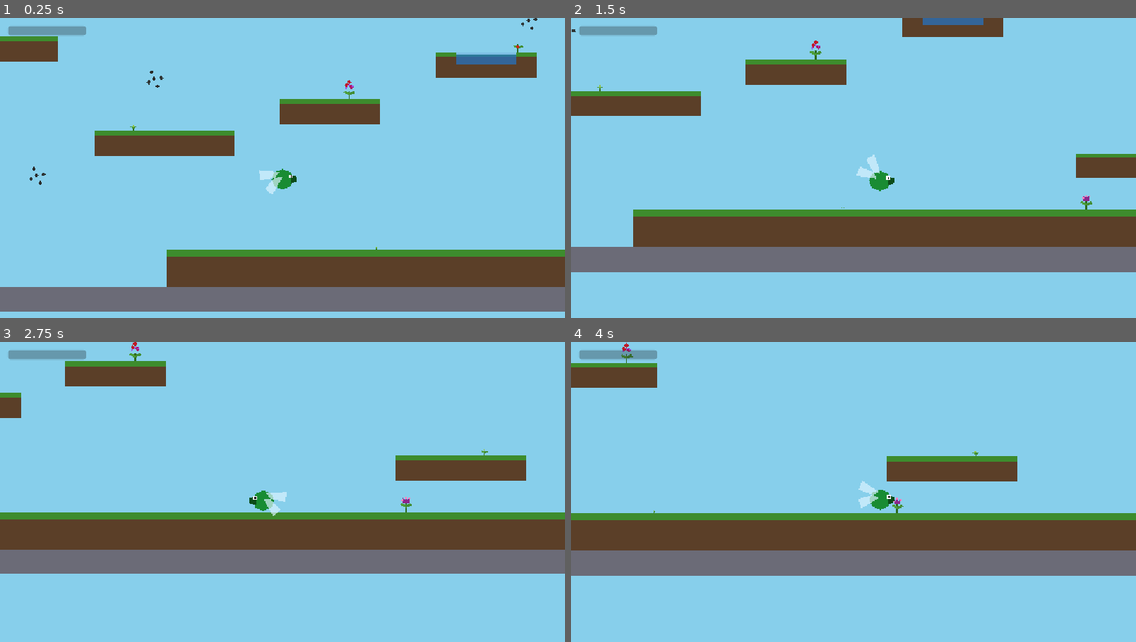
Above: before the commit, frames 1-4 (two rows, left to right).
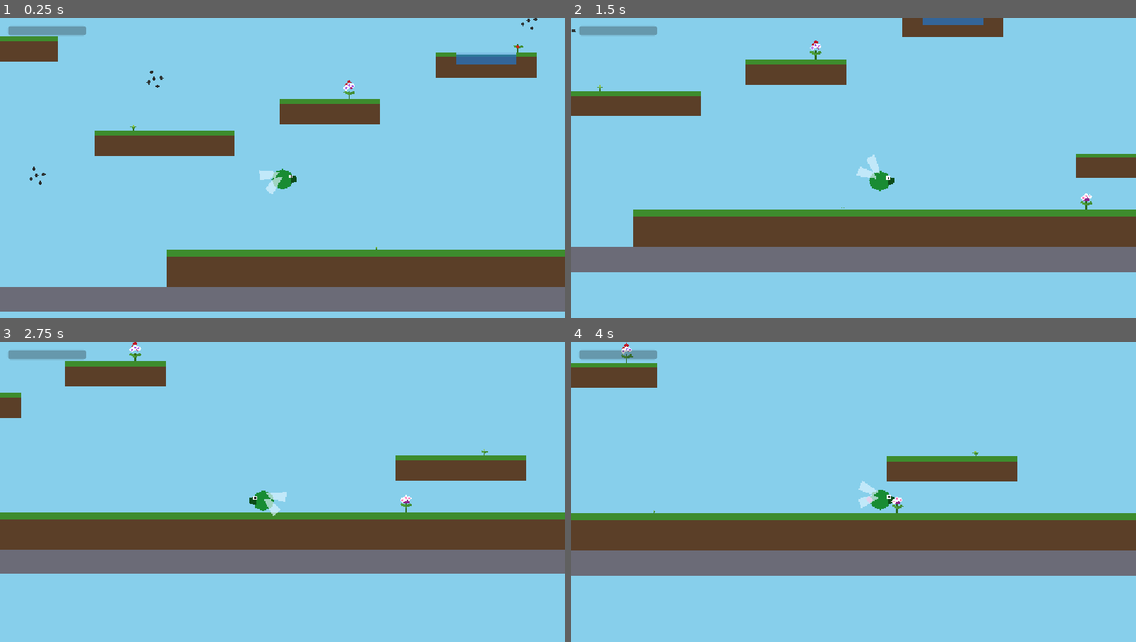
Above: after the commit, the same moments.

Repository: AntonioDrusin/ape
Game: Godot game, scene res://scenes/main.tscn
Same seed, same stepped clock (60 frames per second), same inputs: the game is played once before the commit and once after it.
Inputs:
- Up to frame 1 (0.25 s): no input
- Up to frame 2 (1.5 s): hold D (move_right) from 0.53 s (still down); tap Q (shed_pollen, bound only after the commit) at 0.6, 1.35 s; tap W (move_up) at 0.77, 1.07 s
- Up to frame 3 (2.75 s): tap W (move_up) at 1.52, 1.82 s; release D (move_right) at 2.03 s; hold A (move_left) from 2.03 s (still down); tap Q (shed_pollen, bound only after the commit) at 2.1 s
- Up to frame 4 (4 s): release A (move_left) at 2.78 s; hold D (move_right) from 2.78 s (still down); tap Q (shed_pollen, bound only after the commit) at 2.85, 3.6 s; tap W (move_up) at 3.02, 3.32, 3.77 s

The runs differ from the first frame. In frame 1, less than 0.1% of the frame differs, in the area x 60-63%, y 21-25%; in frame 2, less than 0.1%; in frame 3, less than 0.1%; in frame 4, less than 0.1%, in the area x 8-59%, y 1-54%.

Commit message:
Pollen and pickup pollination

Diff:
--- a/ape/godot/project.godot
+++ b/ape/godot/project.godot
@@ -47,6 +47,11 @@
 , Object(InputEventKey,"resource_local_to_scene":false,"resource_name":"","device":-1,"window_id":0,"alt_pressed":false …(186 unchanged characters)…
 ]
 }
+shed_pollen={
+"deadzone": 0.2,
+"events": [Object(InputEventKey,"resource_local_to_scene":false,"resource_name":"","device":-1,"window_id":0,"alt_pressed":false,"shift_pressed":false,"ctrl_pressed":false,"meta_pressed":false,"pressed":false,"keycode":0,"physical_keycode":81,"key_label":0,"unicode":113,"location":0,"echo":false,"script":null)
+]
+}
 
 [physics]
 
--- a/ape/godot/scenes/player.tscn
+++ b/ape/godot/scenes/player.tscn
@@ -1,7 +1,10 @@
-[gd_scene load_steps=6 format=3]
+[gd_scene load_steps=9 format=3]
 
 [ext_resource type="Script" path="res://scripts/player.gd" id="1"]
 [ext_resource type="Script" path="res://scripts/wings.gd" id="2"]
+[ext_resource type="AudioStream" path="res://assets/audio/pollen_collect.wav" id="3"]
+[ext_resource type="AudioStream" path="res://assets/audio/pollinate_success.wav" id="4"]
+[ext_resource type="AudioStream" path="res://assets/audio/pollen_puff.wav" id="5"]
 
 [sub_resource type="CircleShape2D" id="CircleShape2D_1"]
 radius = 14.0
@@ -68,6 +71,34 @@
 scale_amount_max = 2.5
 color = Color(0.35, 0.65, 0.9, 0.85)
 
+[node name="PollenBlob" type="Polygon2D" parent="Visual"]
+visible = false
+polygon = PackedVector2Array(-14, -5, -19, 0, -14, 5, -9, 0)
+
+[node name="PollenPuff" type="CPUParticles2D" parent="Visual/PollenBlob"]
+emitting = false
+one_shot = true
+amount = 12
+lifetime = 0.5
+explosiveness = 0.9
+direction = Vector2(-1, 0)
+spread = 60.0
+gravity = Vector2(0, 60)
+initial_velocity_min = 20.0
+initial_velocity_max = 50.0
+scale_amount_min = 1.2
+scale_amount_max = 2.2
+color = Color(0.8, 0.8, 0.75, 0.8)
+
+[node name="PollenCollectSound" type="AudioStreamPlayer2D" parent="Visual"]
+stream = ExtResource("3")
+
+[node name="PollinateSound" type="AudioStreamPlayer2D" parent="Visual"]
+stream = ExtResource("4")
+
+[node name="PollenPuffSound" type="AudioStreamPlayer2D" parent="Visual"]
+stream = ExtResource("5")
+
 [node name="Wings" type="Node2D" parent="Visual"]
 position = Vector2(-2, -6)
 script = ExtResource("2")
--- a/ape/godot/scenes/seedling.tscn
+++ b/ape/godot/scenes/seedling.tscn
@@ -124,11 +124,40 @@
 
 [node name="PollenCue" type="Node2D" parent="Bloom"]
 
+[node name="Dot1Border" type="Polygon2D" parent="Bloom/PollenCue"]
+color = Color(1, 1, 1, 1)
+polygon = PackedVector2Array(0, -21.5, 3.8, -17.7, 0, -13.9, -3.8, -17.7)
+
 [node name="Dot1" type="Polygon2D" parent="Bloom/PollenCue"]
 polygon = PackedVector2Array(0, -19.5, 1.8, -17.7, 0, -15.9, -1.8, -17.7)
+
+[node name="Dot2Border" type="Polygon2D" parent="Bloom/PollenCue"]
+color = Color(1, 1, 1, 1)
+polygon = PackedVector2Array(-4, -18.4, -0.4, -14.8, -4, -11.2, -7.6, -14.8)
 
 [node name="Dot2" type="Polygon2D" parent="Bloom/PollenCue"]
 polygon = PackedVector2Array(-4, -16.4, -2.4, -14.8, -4, -13.2, -5.6, -14.8)
 
+[node name="Dot3Border" type="Polygon2D" parent="Bloom/PollenCue"]
+color = Color(1, 1, 1, 1)
+polygon = PackedVector2Array(4.2, -20.3, 7.6, -16.9, 4.2, -13.5, 0.8, -16.9)
+
 [node name="Dot3" type="Polygon2D" parent="Bloom/PollenCue"]
 polygon = PackedVector2Array(4.2, -18.3, 5.6, -16.9, 4.2, -15.5, 2.8, -16.9)
+
+[node name="Sparkle" type="CPUParticles2D" parent="Bloom"]
+position = Vector2(0, -17)
+emitting = false
+amount = 8
+lifetime = 0.9
+speed_scale = 1.0
+explosiveness = 0.0
+randomness = 0.5
+direction = Vector2(0, -1)
+spread = 180.0
+gravity = Vector2(0, 0)
+initial_velocity_min = 4.0
+initial_velocity_max = 14.0
+scale_amount_min = 1.0
+scale_amount_max = 2.0
+color = Color(1, 0.95, 0.6, 0.9)
--- a/ape/godot/scripts/plant_data.gd
+++ b/ape/godot/scripts/plant_data.gd
@@ -1,11 +1,18 @@
 class_name PlantData
 
 ## Single source of truth for plant data (REQUIREMENTS.md "Architectural
-## direction"): plant types, pollen colors, and — as later steps land — the
-## hybrid combo table and display names. Gameplay and UI both read from here;
-## nothing else may hardcode this data.
+## direction"): plant types, pollen colors, and the hybrid combo table.
+## Gameplay and UI both read from here; nothing else may hardcode this data.
 
-enum PlantType { DAISY, TULIP, BERRY, APPLE, SUNFLOWER }
+## NONE and the base five keep explicit values so ints already saved as
+## `bloom_type` in main.tscn keep mapping to the same plants. Hybrids arrive
+## with pollination (Step 2); their visuals land in Step 4.
+enum PlantType {
+	NONE = -1,
+	DAISY = 0, TULIP = 1, BERRY = 2, APPLE = 3, SUNFLOWER = 4,
+	ROSE = 5, LAVENDER = 6, STARBLOOM = 7, ORCHID = 8,
+	FIRELILY = 9, PLUM = 10, PUMPKIN = 11, CHERRY = 12,
+}
 
 ## Pollen colors must stay tellable apart at bee-butt size and against all
 ## level backgrounds (see the readability notes in REQUIREMENTS.md).
@@ -17,6 +24,33 @@
 	PlantType.SUNFLOWER: Color(1.0, 0.58, 0.08),
 }
 
+## Unordered base-pair combos (REQUIREMENTS.md "Hybrid combos"), keyed by
+## _pair_key(a, b). Base pairs with no entry here (and not same-type) are
+## fizzles — the 2 documented fizzles are exactly the pairs left over from
+## the 10 possible base pairs minus these 8, so no separate fizzle table is
+## needed.
+const COMBO_TABLE: Dictionary[int, PlantType] = {
+	1: PlantType.ROSE,      # Daisy + Tulip
+	2: PlantType.LAVENDER,  # Daisy + Berry
+	4: PlantType.STARBLOOM, # Daisy + Sunflower
+	102: PlantType.ORCHID,   # Tulip + Berry
+	104: PlantType.FIRELILY, # Tulip + Sunflower
+	203: PlantType.PLUM,     # Berry + Apple
+	304: PlantType.PUMPKIN,  # Apple + Sunflower
+	103: PlantType.CHERRY,   # Tulip + Apple
+}
+
 
 static func pollen_color(type: PlantType) -> Color:
 	return POLLEN_COLORS[type]
+
+
+static func _pair_key(a: PlantType, b: PlantType) -> int:
+	return mini(a, b) * 100 + maxi(a, b)
+
+
+## Returns the hybrid result of an unordered base-pair pollination, or NONE
+## if the pair fizzles. Callers are expected to handle same-type (a == b)
+## themselves before calling this.
+static func combo_result(a: PlantType, b: PlantType) -> PlantType:
+	return COMBO_TABLE.get(_pair_key(a, b), PlantType.NONE)
--- a/ape/godot/scripts/player.gd
+++ b/ape/godot/scripts/player.gd
@@ -1,6 +1,7 @@
 extends CharacterBody2D
 
 signal water_level_changed(value: float)
+signal pollen_changed(has_pollen: bool, pollen_type: PlantData.PlantType)
 
 @export var thrust: float = 900.0
 @export var gravity: float = 260.0
@@ -15,12 +16,19 @@
 @onready var proboscis: Node2D = $Visual/Proboscis
 @onready var water_drip: CPUParticles2D = $Visual/Proboscis/WaterDrip
 @onready var water_sensor: Area2D = $WaterSensor
+@onready var pollen_blob: Polygon2D = $Visual/PollenBlob
+@onready var pollen_collect_sound: AudioStreamPlayer2D = $Visual/PollenCollectSound
+@onready var pollinate_sound: AudioStreamPlayer2D = $Visual/PollinateSound
+@onready var pollen_puff_sound: AudioStreamPlayer2D = $Visual/PollenPuffSound
+@onready var pollen_puff: CPUParticles2D = $Visual/PollenBlob/PollenPuff
 
 const FACING_TURN_SPEED := 12.0
 const INPUT_DEADZONE := 0.1
 
 var water_level: float = 0.0
 var facing_x: float = 1.0
+var has_pollen: bool = false
+var pollen_type: PlantData.PlantType = PlantData.PlantType.DAISY
 
 func _physics_process(delta: float) -> void:
 	var input_dir := Vector2.ZERO
@@ -71,26 +79,76 @@
 		water_level = minf(water_level + delta / water_fill_time, 1.0)
 		water_level_changed.emit(water_level)
 
-	# Hovering over a seedling's HoverZone waters it, same sensor used for
-	# water detection since both are just "what's the bug currently over."
-	var watering_seedling: Node = null
-	if water_level > 0.0:
-		for area in water_sensor.get_overlapping_areas():
-			if area.is_in_group("seedling"):
-				watering_seedling = area.get_parent()
-				break
-	if watering_seedling:
-		watering_seedling.water(delta)
+	# Hovering over a seedling's HoverZone waters it and drives pollen
+	# interactions — same sensor used for water detection since all three are
+	# just "what's the bug currently over."
+	var hovered_seedling: Node = null
+	for area in water_sensor.get_overlapping_areas():
+		if area.is_in_group("seedling"):
+			hovered_seedling = area.get_parent()
+			break
+
+	if hovered_seedling and water_level > 0.0:
+		hovered_seedling.water(delta)
 		water_level = maxf(water_level - delta / water_drain_time, 0.0)
 		water_level_changed.emit(water_level)
 
-	var watering := watering_seedling != null
+	if hovered_seedling:
+		_handle_pollen_hover(hovered_seedling)
+
+	if Input.is_action_just_pressed("shed_pollen") and has_pollen:
+		_set_pollen(false, pollen_type)
+		pollen_puff.restart()
+		pollen_puff.emitting = true
+		pollen_puff_sound.pitch_scale = randf_range(0.9, 1.1)
+		pollen_puff_sound.play()
+
+	var watering := hovered_seedling != null and water_level > 0.0
 	if proboscis:
 		proboscis.visible = drinking or watering
 	if water_drip:
 		water_drip.emitting = watering
 
 
+## Hovering a BLOOMED flower with an empty pollen slot collects it; carrying
+## a different-colored pollen attempts to pollinate it (fizzle or success);
+## carrying the same-colored pollen is a no-op. Self-limiting: once the
+## flower leaves BLOOMED, further hovering does nothing more, so no
+## debounce is needed (same reasoning the watering poll above relies on).
+func _handle_pollen_hover(seedling: Node) -> void:
+	if seedling.state != seedling.State.BLOOMED:
+		return
+	if not has_pollen:
+		_set_pollen(true, seedling.collect_pollen())
+		pollen_collect_sound.pitch_scale = randf_range(0.9, 1.1)
+		pollen_collect_sound.play()
+		return
+	if pollen_type == seedling.bloom_type:
+		return
+	match seedling.pollinate(pollen_type):
+		seedling.PollinateResult.SUCCESS:
+			_set_pollen(false, pollen_type)
+			pollinate_sound.pitch_scale = randf_range(0.9, 1.1)
+			pollinate_sound.play()
+		seedling.PollinateResult.FIZZLE:
+			_set_pollen(false, pollen_type)
+			pollen_puff.restart()
+			pollen_puff.emitting = true
+			pollen_puff_sound.pitch_scale = randf_range(0.9, 1.1)
+			pollen_puff_sound.play()
+
+
+func _set_pollen(carrying: bool, type: PlantData.PlantType) -> void:
+	if carrying == has_pollen and type == pollen_type:
+		return
+	has_pollen = carrying
+	pollen_type = type
+	pollen_blob.visible = has_pollen
+	if has_pollen:
+		pollen_blob.color = PlantData.pollen_color(pollen_type)
+	pollen_changed.emit(has_pollen, pollen_type)
+
+
 func steal_water(amount: float) -> void:
 	water_level = maxf(water_level - amount, 0.0)
 	water_level_changed.emit(water_level)
--- a/ape/godot/scripts/seedling.gd
+++ b/ape/godot/scripts/seedling.gd
@@ -9,10 +9,26 @@
 const MIN_SCALE: float = 0.12
 const BLOOM_START: float = 70.0
 
+## Result of a pollinate() call: whether the incoming pollen produced a
+## hybrid or fizzled. Same-type pollination is filtered out by the caller
+## (the plant's own bloom_type) before pollinate() is ever invoked.
+enum PollinateResult { SUCCESS, FIZZLE }
+
 var state: State = State.GROWING:
 	set(value):
 		state = value
+		# The POLLINATED shimmer is only animated during actual gameplay —
+		# gating set_process on the editor hint keeps the @tool preview
+		# static (like growth/bloom_type already are) instead of animating
+		# inside the editor.
+		set_process(state == State.POLLINATED and not Engine.is_editor_hint())
 		_update_visuals()
+
+## Hybrid type resolved by a successful pollinate() call. Unused until Step 3
+## turns this into a seed.
+var hybrid_result: PlantData.PlantType = PlantData.PlantType.NONE
+
+var _shimmer_t: float = 0.0
 
 ## Progress through the GROWING state; kept exported so instances in the level
 ## can start part-grown and the @tool preview stays live in the editor.
@@ -37,6 +53,10 @@
 @onready var bud: Polygon2D = $Sprout/Bud
 @onready var bloom: Node2D = $Bloom
 @onready var pollen_cue: Node2D = $Bloom/PollenCue
+@onready var sparkle: CPUParticles2D = $Bloom/Sparkle
+@onready var _pollen_dots: Array[Polygon2D] = [
+	$Bloom/PollenCue/Dot1, $Bloom/PollenCue/Dot2, $Bloom/PollenCue/Dot3,
+]
 @onready var _blooms: Dictionary = {
 	PlantData.PlantType.DAISY: $Bloom/Daisy,
 	PlantData.PlantType.TULIP: $Bloom/Tulip,
@@ -56,6 +76,31 @@
 	growth += 100.0 / grow_time * delta
 
 
+## Collects this plant's pollen. Only meaningful while BLOOMED — callers
+## (player.gd) are expected to check state first. Doesn't change plant
+## state; pollen is not consumed or depleted by collection.
+func collect_pollen() -> PlantData.PlantType:
+	return bloom_type
+
+
+## Attempts to pollinate this BLOOMED plant with incoming pollen of a
+## different type than its own (same-type is the caller's responsibility to
+## filter out beforehand). On success, resolves and stores the hybrid result
+## and advances to POLLINATED; on fizzle, state is left unchanged.
+func pollinate(incoming: PlantData.PlantType) -> PollinateResult:
+	var result: PlantData.PlantType = PlantData.combo_result(incoming, bloom_type)
+	if result == PlantData.PlantType.NONE:
+		return PollinateResult.FIZZLE
+	hybrid_result = result
+	state = State.POLLINATED
+	return PollinateResult.SUCCESS
+
+
+func _process(delta: float) -> void:
+	_shimmer_t += delta
+	bloom.modulate = Color(1.0, 1.0, 1.0) * (1.0 + 0.15 * sin(_shimmer_t * 4.0))
+
+
 ## Every visual is a function of (state, progress, bloom_type) — no visual
 ## state is stored anywhere else.
 func _update_visuals() -> void:
@@ -69,4 +114,10 @@
 	for type: PlantData.PlantType in _blooms:
 		_blooms[type].visible = type == bloom_type
 	pollen_cue.visible = state == State.BLOOMED
-	pollen_cue.modulate = PlantData.pollen_color(bloom_type)
+	var pollen_color: Color = PlantData.pollen_color(bloom_type)
+	for dot: Polygon2D in _pollen_dots:
+		dot.color = pollen_color
+	sparkle.emitting = state == State.POLLINATED
+	if state != State.POLLINATED:
+		bloom.modulate = Color(1.0, 1.0, 1.0)
+		_shimmer_t = 0.0
Not shown, added: ape/godot/assets/audio/pollen_collect.wav.import
Not shown, added: ape/godot/assets/audio/pollen_puff.wav.import
Not shown, added: ape/godot/assets/audio/pollinate_success.wav.import
Not shown, added: ape/godot/scripts/plant_data.gd.uid
Not shown, changed: ape/godot/ARCHITECTURE.md
Not shown, changed: ape/godot/CREDITS.md
Not shown, changed: ape/godot/REQUIREMENTS.md
Not shown, added: ape/godot/assets/audio/pollen_collect.wav
Not shown, added: ape/godot/assets/audio/pollen_puff.wav
Not shown, added: ape/godot/assets/audio/pollinate_success.wav
